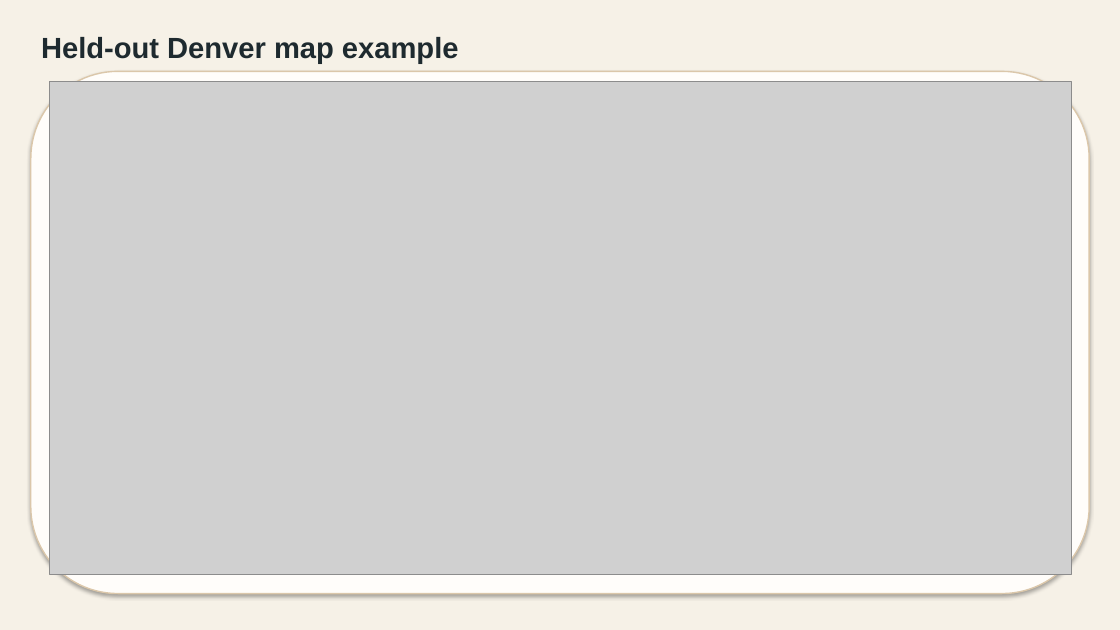
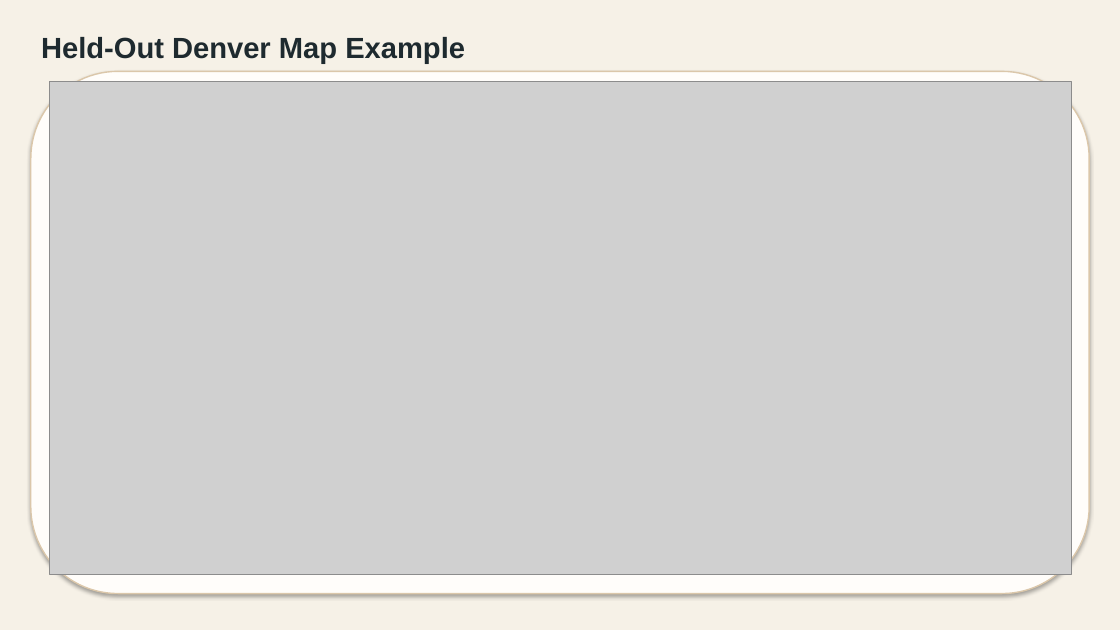
Before and after one commit to goldember12-alt/urban-heat-mapping-dataset, a slide deck: slide 6 of docs/presentation_2026/urban_heat_transfer_presentation_content_revision.pptx. Drawn at 1120x630 pixels with LibreOffice and Linux fonts; fonts in the diff are those of the drawing; grey boxes stand for pictures. Boxes give left, top, right and bottom in pixels: in the first picture for what was removed or moved away, otherwise in the second. Text is boxed around its words. In the diff, an @@ line names an element or a change of style, - is before the commit and + after.

```diff
--- a/docs/presentation_2026/urban_heat_transfer_presentation_content_revision.pptx
+++ b/docs/presentation_2026/urban_heat_transfer_presentation_content_revision.pptx
@@ text at <box>41,37,465,64</box>: text changed @@
-Held-out Denver map example
+Held-Out Denver Map Example
```
Also in this commit, not shown: 4 other slides changed, 12 other files.
